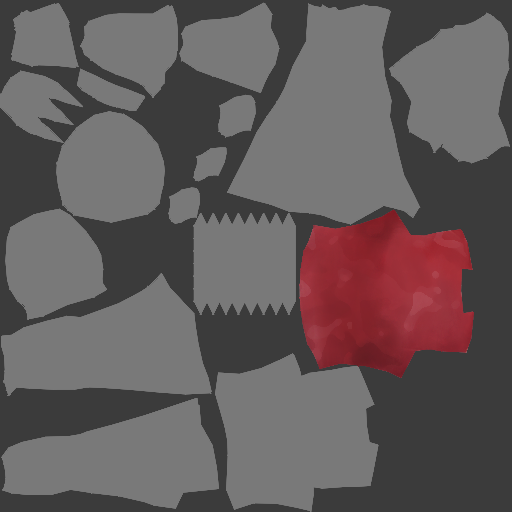
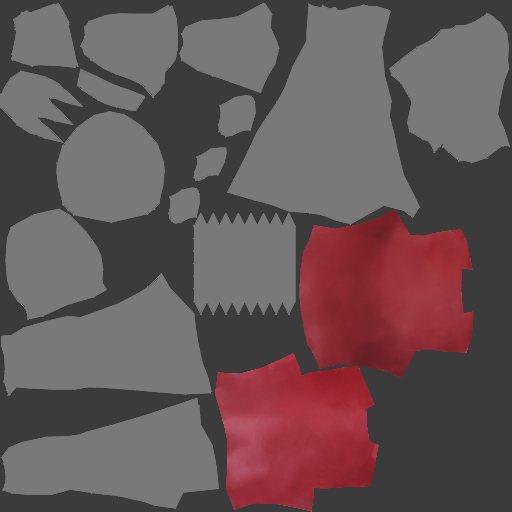
Revision of a layered (512, 512) image; what changed, layer by layer:
added layer "Laag 3" in group "Torso_Front" over 299, 209, 474, 378
"Flesh 2": opacity 36% → 28%, painted on it over 299, 209, 474, 378
added layer "Laag 2" (overlay, 54%) in group "Torso_Back" over 215, 353, 379, 512
added layer "Laag 1" in group "Torso_Back" over 215, 353, 379, 512
hid "BASE COLOR" over 0, 2, 510, 512
